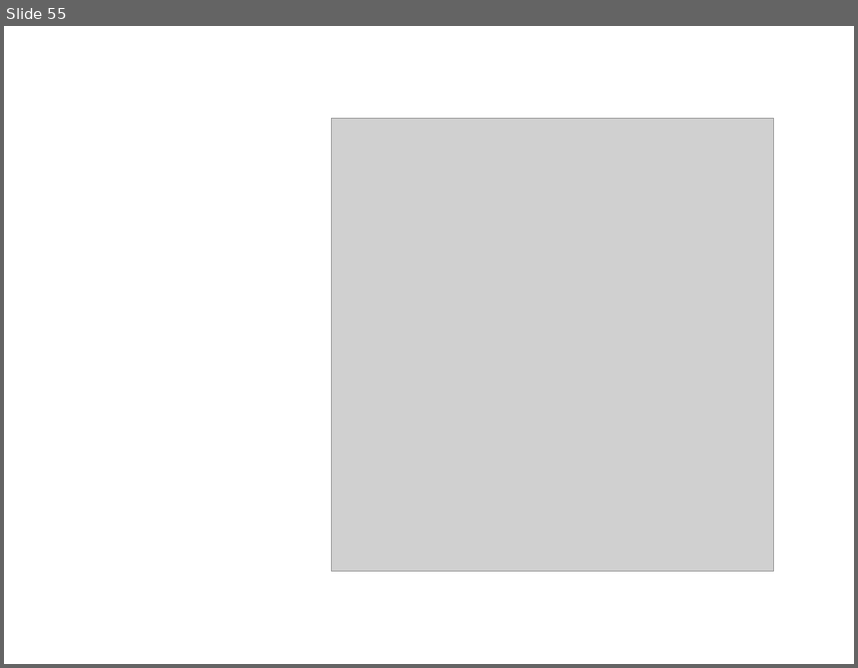
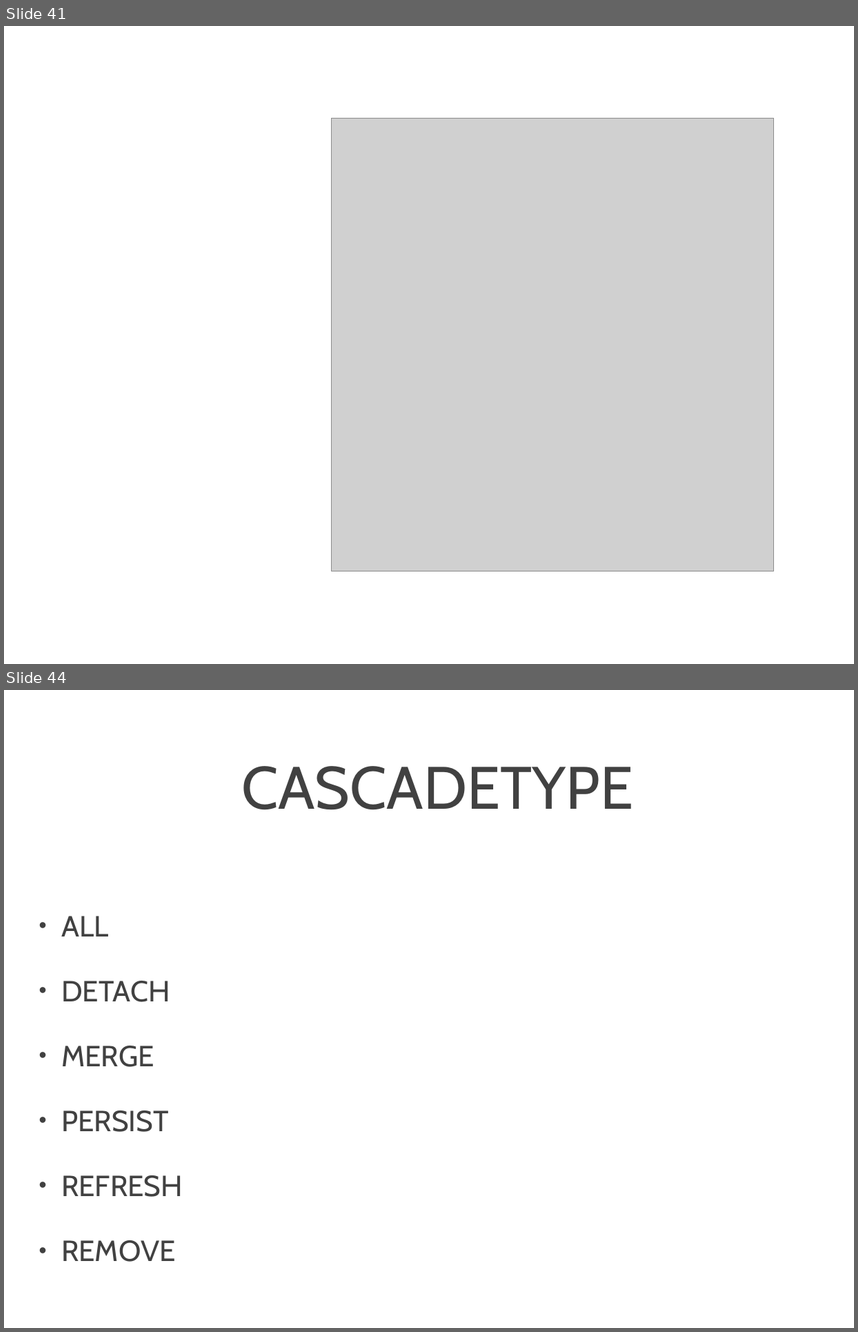
Before and after one commit to Pharhotep19/DePaul-Hibernate, a slide deck: Hibernate3/Hibernate3.ppt. Shown one above the other, each under a label of ours: slide 55 before the commit, slides 41 and 44 after it; the slides between them are not shown. The pictures are 858x668 and 858x1332 pixels, drawn with LibreOffice and Linux fonts; fonts in the diff are those of the drawing; grey boxes stand for pictures; background and template pictures are left out. Boxes give left, top, right and bottom in pixels: in the first picture for what was removed or moved away, otherwise in the second. Text is boxed around its words. In the diff, an @@ line names an element or a change of style, - is before the commit and + after.

```diff
--- a/Hibernate3/Hibernate3.ppt
+++ b/Hibernate3/Hibernate3.ppt
@@ slide 44 added at box(4, 690, 854, 1328), background picture (left out) @@
@@ title added at box(241, 766, 633, 809), 72 pt, text #414141 @@
+CASCADETYPE
@@ text added at box(61, 916, 183, 1261), 35.1 pt, text #414141 @@
+• ALL
+• DETACH
+• MERGE
+• PERSIST
+• REFRESH
+• REMOVE
@@ what was slide 55 is now slide 41 @@
```
Also in this commit, not shown: 5 other slides added, 2 slides removed, 3 other files.
